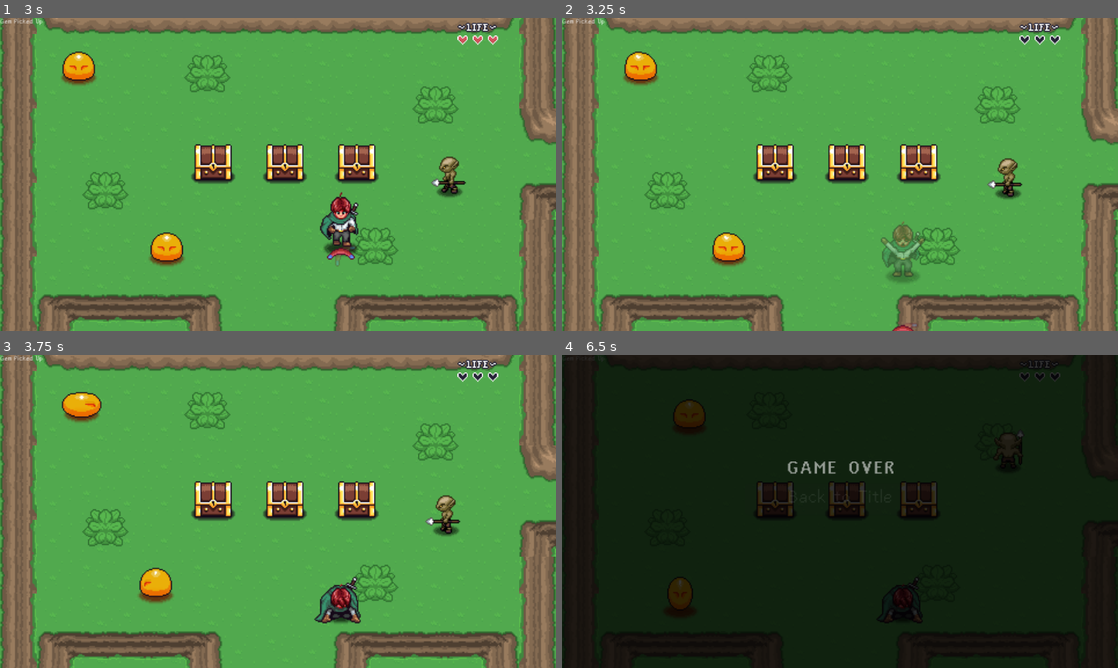
Above: before the commit, frames 1-4 (two rows, left to right).
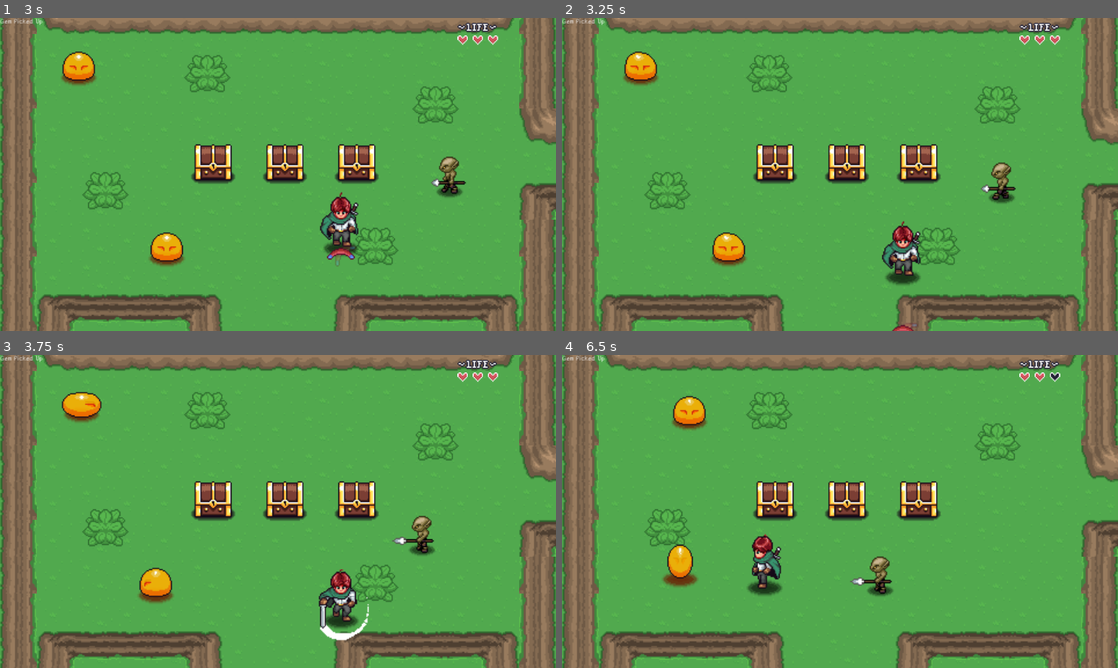
Above: after the commit, the same moments.

Repository: Folkor42/2D-Action-Adventure
Game: Godot game, scene res://scenes/Title Screen.tscn
Same seed, same stepped clock (60 frames per second), same inputs: the game is played once before the commit and once after it. Sound files missing from this copy of the repository are replaced by a short silence.
Inputs:
- Up to frame 1 (3 s): click "New Game" at 0.5 s; click "New Game" at 1.25 s; tap Enter (ui_accept) at 2, 2.27 s; hold Right (right) 2.03-2.78 s; hold T (test) 2.03-2.78 s; hold Down (down) from 2.78 s (still down); tap X (ability) at 2.85 s
- Up to frame 2 (3.25 s): keep holding Down (down); tap Enter (ui_accept) at 3.02 s; tap T (test) at 3.05 s
- Up to frame 3 (3.75 s): release Down (down) at 3.53 s; hold Right (right) from 3.53 s (still down); hold Z (attack) from 3.53 s (still down)
- Up to frame 4 (6.5 s): tap T (test) at 3.8, 4.55, 5.85 s; release Right (right) at 4.28 s; release Z (attack) at 4.28 s; hold Up (up) 4.28-5.03 s; tap Space (interact) at 4.35 s; tap Enter (ui_accept) at 4.52, 5.27, 6.02 s; hold T (test) 5.03-5.78 s; hold Left (left) from 5.03 s (still down)

Frame 1 is identical in both runs. In frame 2, 1.6% of the frame differs, in the area x 57-90%, y 5-86%; in frame 3, 2.2%; in frame 4, 100%, in the area x 0-100%, y 0-100%.

Commit message:
Added Camera Shake
Player hit and Player Damage now shakes the camera.

Diff:
--- a/00_Globals/global_player_manager.gd
+++ b/00_Globals/global_player_manager.gd
@@ -4,6 +4,7 @@
 const INVENTORY_DATA : InventoryData = preload ("res://GUI/Pause_Menu/Inventory/player_inventory.tres")
 
 signal interact_pressed
+signal camera_shook ( trama : float )
 
 var player : Player
 var player_spawned : bool = false
@@ -45,3 +46,7 @@
 	player.audio.stream = _audio
 	player.audio.play()
 	pass
+
+func shake_camera ( tramua : float = 1 ) -> void:
+	camera_shook.emit( tramua )
+	pass
--- a/Enemies/scripts/enemy.gd
+++ b/Enemies/scripts/enemy.gd
@@ -72,6 +72,7 @@
 	if invulnerable == true:
 		return
 	hp -= hurt_box.damage
+	PlayerManager.shake_camera()
 	if hp > 0:
 		Enemy_Damaged.emit( hurt_box )
 	else:
--- a/player/player.gd
+++ b/player/player.gd
@@ -97,9 +97,8 @@
 	pass
 
 func _unhandled_input(event):
-	if event.is_action_pressed("test"):
-		update_hp(-99)
-		player_damaged.emit( %AttackHurtBox )
+	#if event.is_action_pressed("test"):
+		#PlayerManager.shake_camera()
 	pass
 
 func revive_player() -> void:
--- a/player/player.tscn
+++ b/player/player.tscn
@@ -1139,6 +1139,7 @@
 position_smoothing_enabled = true
 editor_draw_limits = true
 script = ExtResource("11_bqo1l")
+shake_decay = 1.5
 
 [node name="Audio" type="Node" parent="."]
 
--- a/player/player_camera.gd
+++ b/player/player_camera.gd
@@ -1,8 +1,14 @@
 class_name PlayerCamera extends Camera2D
+
+@export_range(0,1,0.05,"or greater") var shake_power : float = 0.5
+@export var shake_max_offset : float = 5.0
+@export var shake_decay : float = 1.0
+var shake_tramua : float = 0.0
 
 func _ready():
 	LevelManager.TileMapBoundsChanged.connect( UpdateLimits )
 	UpdateLimits( LevelManager.current_tilemap_bounds )
+	PlayerManager.camera_shook.connect( add_camera_shake )
 	pass
 
 func UpdateLimits( bounds : Array [ Vector2 ] ) -> void:
@@ -13,3 +19,20 @@
 	limit_right = int( bounds[1].x )
 	limit_bottom = int( bounds[1].y )
 	pass
+
+func _physics_process(delta)->void:
+
+	if shake_tramua > 0:
+		shake_tramua= max( shake_tramua - shake_decay * delta, 0 )
+		shake()
+		pass
+	pass
+
+func shake() -> void:
+	var amount : float = pow( shake_tramua * shake_power, 2)
+	offset = Vector2( randf_range (-1,1),randf_range (-1,1)) * shake_max_offset * amount
+	pass
+
+func add_camera_shake( val : float )->void:
+	shake_tramua=val
+	pass
--- a/player/scripts/state_stun.gd
+++ b/player/scripts/state_stun.gd
@@ -26,6 +26,7 @@
 	player.UpdateAnimation("stun")
 	player.make_invulnerable ( invulnerable_duration )
 	player.effect_animation_player.play( "damaged" )
+	PlayerManager.shake_camera( hurt_box.damage )
 	pass
 
 func Exit() -> void:
